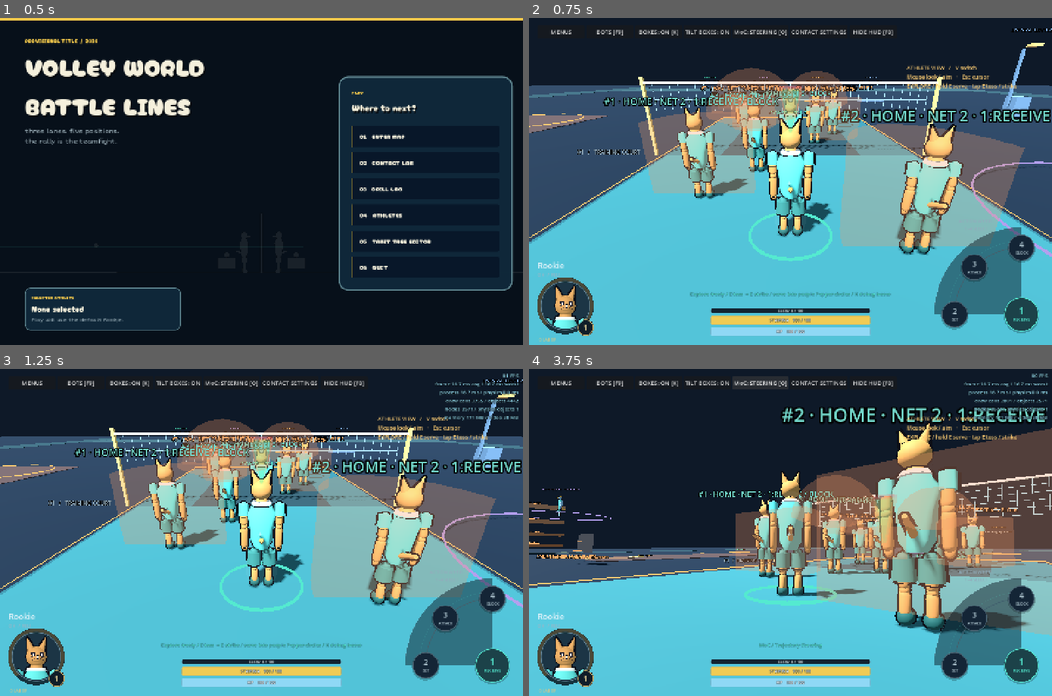
Above: before the commit, frames 1-4 (two rows, left to right).
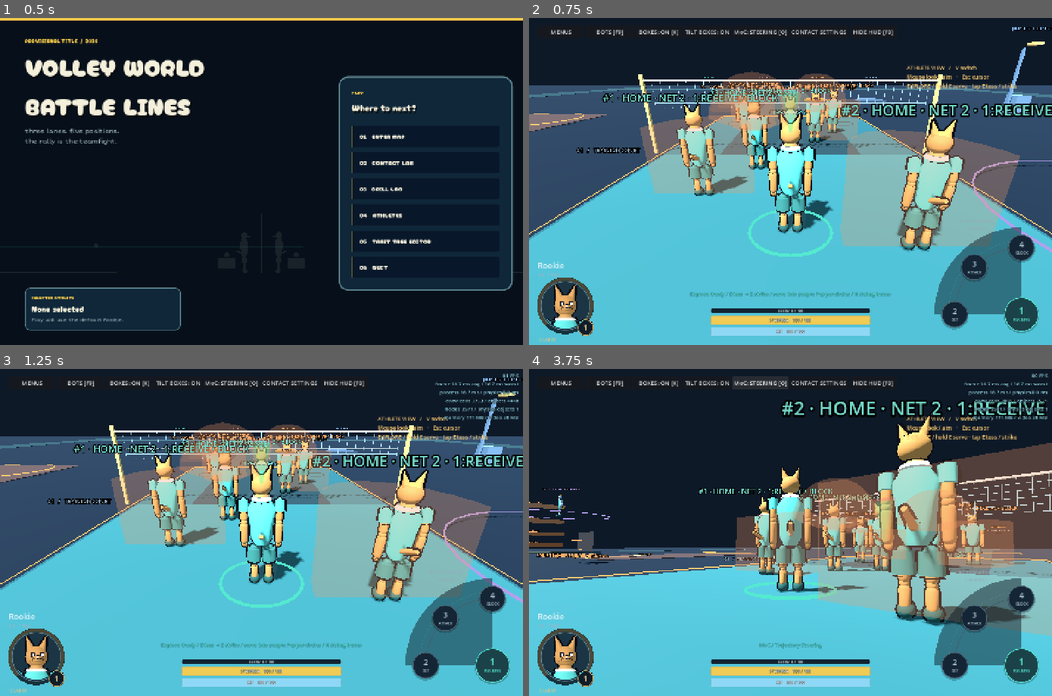
Above: after the commit, the same moments.

Repository: iracarranza/volley-world-battle-lines
Game: Godot game, scene res://title.tscn
Same seed, same stepped clock (60 frames per second), same inputs: the game is played once before the commit and once after it.
Inputs:
- Up to frame 1 (0.5 s): no input
- Up to frame 2 (0.75 s): click "02 CONTACT LAB" at 0.5 s
- Up to frame 3 (1.25 s): no input
- Up to frame 4 (3.75 s): click "MoC: STEERING [O]" at 1.25 s; click "MoC: CURRENT [O]" at 2 s; click "MoC: TUNED [O]" at 2.75 s; click "MoC: OFF [O]" at 3.5 s

Frame 1 is identical in both runs. In frame 2, 14% of the frame differs, in the area x 0-100%, y 2-94%; in frame 3, 14%; in frame 4, 15%, in the area x 0-100%, y 9-94%.

Commit message:
Reach, hurtboxes and other height-based geometry follow the trimmed body height
The athlete's body_height() is the listed height less the model trim; reach, hurtbox and platform shapes, serve heights, net-touch checks, camera targets and the rig scale all use it. The listed height is still what the creator and HUD show.

Co-Authored-By: Claude Sonnet 5.5 <noreply@anthropic.com>

Diff:
--- a/scripts/athlete.gd
+++ b/scripts/athlete.gd
@@ -205,8 +205,15 @@
 func timing() -> float:
 	return Stats.anchor(stat("timing"))
 
+# The height the athlete's body actually has: the listed height less the model trim (see voli_visual.gd). Reach, hurtboxes, hands and the rig itself
+# all follow it; the listed height remains what the creator and the profile show.
+func body_height() -> float:
+	return preload("res://scripts/voli_visual.gd").model_height(float(build.height))
+
 func reach() -> float:
-	return 1.215 * float(build.height) + 0.32 * (float(build.span) - float(build.height))
+	var listed := float(build.height)
+	var body := body_height()
+	return 1.215 * body + 0.32 * (float(build.span) - listed) * body / maxf(listed, 0.1)
 
 func stride() -> float:
 	return clampf(0.43 * float(build.height), 0.55, 1.15)*Morphology.stride_ratio(build)
--- a/scripts/athlete_hud.gd
+++ b/scripts/athlete_hud.gd
@@ -160,7 +160,7 @@
 	portrait_actor = Visual.build(lab, portrait_world, lab.body_type, lab.appearance, lab.athlete.build).body
 	portrait_actor.rotation.y = PI + 0.10
 	var head_height: float = portrait_actor.get_node("Head").global_position.y
-	portrait_camera.size = 0.72 * float(lab.athlete.build.height) / 1.86
+	portrait_camera.size = 0.72 * float(lab.athlete.body_height()) / 1.86
 	portrait_camera.position = Vector3(0, head_height, 3)
 	portrait_camera.look_at(Vector3(0, head_height, 0))
 	portrait_revision += 1
--- a/scripts/bench_status.gd
+++ b/scripts/bench_status.gd
@@ -181,7 +181,7 @@
 func apply_pose() -> void:
 	var body: Node3D = lab.body
 	Pose.base(body,0,0,0,false)
-	body.scale = Vector3.ONE * preload("res://scripts/voli_visual.gd").model_height(float(lab.athlete.build.height)) / lab.visual_rig_height
+	body.scale = Vector3.ONE * float(lab.athlete.body_height()) / lab.visual_rig_height
 	body.position = Vector3.ZERO
 	body.rotation = Vector3.ZERO
 	lab.animation.dive_applied_yaw = 0
@@ -203,7 +203,7 @@
 
 func update_camera(dt: float) -> void:
 	refresh_ui()
-	var target: Vector3 = lab.player.position + Vector3.UP * float(lab.athlete.build.height)*0.55
+	var target: Vector3 = lab.player.position + Vector3.UP * float(lab.athlete.body_height())*0.55
 	var offset := Vector3(4,2.6,-6)
 	if spectator >= 0:
 		var actor: Node3D = lab.training_bots.actors[spectator]
--- a/scripts/bot_pads.gd
+++ b/scripts/bot_pads.gd
@@ -138,7 +138,7 @@
 # Where the ball is for this pad's action: the middle of the hurtbox, or its sweet region where one is defined.
 func sweet_local(index: int) -> Vector3:
 	var physique = lab.training_bots.physique
-	var shape: Dictionary = Geometry.definition(int(pads[index].action), float(physique.build.height), physique.reach(), false, 1.0)
+	var shape: Dictionary = Geometry.definition(int(pads[index].action), float(physique.body_height()), physique.reach(), false, 1.0)
 	var point: Vector3 = shape.center
 	match str(shape.get("shape", "")):
 		"sector":
--- a/scripts/bot_receive_dive.gd
+++ b/scripts/bot_receive_dive.gd
@@ -13,12 +13,12 @@
 func offer(bots: Node3D,slot: int,point: Vector3,time: float,yaw: float) -> Dictionary:
 	if not bots.settings[slot].moves or not bots.settings[slot].follows_ball: return {}
 	var actor: Node3D = bots.actors[slot]
-	var standing := Platform.definition(float(bots.athlete_for(slot).build.height),false,0,bots.athlete_for(slot).build)
+	var standing := Platform.definition(float(bots.athlete_for(slot).body_height()),false,0,bots.athlete_for(slot).build)
 	var target := point-Vector3(standing.center).rotated(Vector3.UP,yaw)
 	var distance := Vector2(target.x-actor.position.x,target.z-actor.position.z).length()
 	var low := point.y < float(standing.center.y)-float(standing.size.y)*0.5+0.15
 	if distance <= bots.move_speed_for(slot)*time+0.15 and not low: return {}
-	var shape := Platform.definition(float(bots.athlete_for(slot).build.height),true,0,bots.athlete_for(slot).build)
+	var shape := Platform.definition(float(bots.athlete_for(slot).body_height()),true,0,bots.athlete_for(slot).build)
 	var later := Policy.contact_time(bots.lab.ball.position,bots.lab.ball_velocity,maxf(0.15,float(shape.center.y)),bots.lab.GRAVITY)
 	if later >= time and later <= time+0.6:
 		time = later
--- a/scripts/bot_return.gd
+++ b/scripts/bot_return.gd
@@ -31,7 +31,7 @@
 
 func net_clear(bots: Node3D) -> bool:
 	for slot in range(bots.settings.size()):
-		if bots.settings[slot].enabled and bots.lab.athlete_touches_net(bots.actors[slot].position,bots.actors[slot].position,bots.physique.build.height):
+		if bots.settings[slot].enabled and bots.lab.athlete_touches_net(bots.actors[slot].position,bots.actors[slot].position,bots.physique.body_height()):
 			return false
 	return true
 
--- a/scripts/contact/receive_response.gd
+++ b/scripts/contact/receive_response.gd
@@ -69,7 +69,7 @@
 	var toward_surface := outgoing.dot(separating_normal)
 	if toward_surface < 0.025:
 		outgoing += separating_normal * (0.025 - toward_surface)
-	var guarded := separate_body(request.local_point, outgoing, float(request.athlete.build.height), request.gravity)
+	var guarded := separate_body(request.local_point, outgoing, float(request.athlete.body_height()), request.gravity)
 	outgoing = guarded.velocity
 	var at_floor: bool = request.origin.y + guarded.offset.y <= BALL_RADIUS + 0.06
 	var departure_normals: Array[Vector3] = [separating_normal]
--- a/scripts/contact_flow.gd
+++ b/scripts/contact_flow.gd
@@ -335,7 +335,7 @@
 		aura.visible = flow > 0 and actor.is_visible_in_tree() and not (actor_id == "player" and lab.is_benched())
 		if not aura.visible:
 			continue
-		var height: float = lab.athlete.build.height if actor_id == "player" else lab.training_bots.physique.build.height
+		var height: float = lab.athlete.body_height() if actor_id == "player" else lab.training_bots.physique.body_height()
 		aura.global_position = actor.global_position+Vector3.UP*height*0.55
 		aura.scale = Vector3.ONE*height/1.86
 		aura.material_override.set_shader_parameter("flow",flow)
--- a/scripts/contact_lab.gd
+++ b/scripts/contact_lab.gd
@@ -391,8 +391,8 @@
 	return _raw_hurtbox_definition(action)
 
 func _raw_hurtbox_definition(action: int) -> Dictionary:
-	var height: float = athlete.build.height
-	var scale_to_world: float = preload("res://scripts/voli_visual.gd").model_height(height) / visual_rig_height
+	var height: float = athlete.body_height()
+	var scale_to_world: float = height / visual_rig_height
 	var shoulder := arms[1].position.y * scale_to_world if arms.size() > 1 else height * 0.815
 	var shoulder_x := absf(arms[1].position.x) * scale_to_world if arms.size() > 1 else height * 0.17
 	var shape := Geometry.definition(action, height, athlete.reach(), motion.jumped and motion.airborne_action == 0, -1.0 if dominant_hand == "Left" else 1.0, shoulder, shoulder_x, athlete.ball_control(), Geometry.arm_length(arms[0 if dominant_hand == "Left" else 1], scale_to_world),athlete.build)
@@ -479,8 +479,8 @@
 	return clampf(camera_rig.view_pitch - NEUTRAL_VIEW_PITCH, -MAX_HURTBOX_PITCH, MAX_HURTBOX_PITCH)
 
 func hurtbox_pivot() -> Vector3:
-	var height: float = athlete.build.height
-	return Vector3(0.0, arms[1].position.y * (preload("res://scripts/voli_visual.gd").model_height(height) / visual_rig_height) if arms.size() > 1 else height * 0.815, 0.0)
+	var height: float = athlete.body_height()
+	return Vector3(0.0, arms[1].position.y * (height / visual_rig_height) if arms.size() > 1 else height * 0.815, 0.0)
 
 # Where a hurtbox's centre is, relative to the athlete before the yaw: the shape's own centre, tilted about the shoulder.
 func hurtbox_center_local(center: Vector3) -> Vector3:
@@ -717,7 +717,7 @@
 		if ball_active and not station.running() and not drills.running() and not pepper.active():
 			for slot in range(training_bots.actors.size()):
 				var actor: Node3D = training_bots.actors[slot]
-				if training_bots.slot_enabled(slot) and athlete_touches_net(actor.position,actor.position,training_bots.physique.build.height):
+				if training_bots.slot_enabled(slot) and athlete_touches_net(actor.position,actor.position,training_bots.physique.body_height()):
 					_finish_fault("NET FAULT / %s bot touched the net" % ("Away" if training_bots.slot_away(slot) else "Home"),int(training_bots.slot_away(slot)))
 					break
 	elif auto_feed and not station.in_zone() and not station.running() and not drills.in_zone() and not drills.running():
--- a/scripts/interactive_serve.gd
+++ b/scripts/interactive_serve.gd
@@ -214,11 +214,11 @@
 	lab.trail_points.clear()
 	lab.contact_memory.fill(0.0)
 	var sign := -1.0 if lab.dominant_hand == "Left" else 1.0
-	var shoulder: Vector3 = lab.arms[0 if sign < 0 else 1].position * (preload("res://scripts/voli_visual.gd").model_height(float(lab.athlete.build.height)) / lab.visual_rig_height)
+	var shoulder: Vector3 = lab.arms[0 if sign < 0 else 1].position * (float(lab.athlete.body_height()) / lab.visual_rig_height)
 	# The toss travels forward as well as up, and is released far enough behind the serving hurtbox's centre that the falling ball comes down
 	# through it.
 	var center: Vector3 = lab.hurtbox_center_local(serve_center(lab._raw_hurtbox_definition(2)))
-	var release_height: float = float(lab.athlete.build.height) * 0.68
+	var release_height: float = float(lab.athlete.body_height()) * 0.68
 	var gravity: float = lab.GRAVITY
 	var discriminant := up_speed * up_speed - 2.0 * gravity * (center.y - release_height)
 	var fall_time := (up_speed + sqrt(maxf(discriminant, 0.0))) / gravity if discriminant > 0.0 else up_speed / gravity
@@ -273,7 +273,7 @@
 		held_time += dt
 		if held_time >= HOLD_THRESHOLD:
 			state = State.CHANNEL
-			lab.ball.position = lab.player.position + Vector3(0, float(lab.athlete.build.height) * 0.72, -0.45).rotated(Vector3.UP, lab.camera_rig.facing_yaw)
+			lab.ball.position = lab.player.position + Vector3(0, float(lab.athlete.body_height()) * 0.72, -0.45).rotated(Vector3.UP, lab.camera_rig.facing_yaw)
 			lab.ball_velocity = Vector3.ZERO
 			lab._message("STANDING SERVE / hold E / %d%%" % roundi(clampf(held_time / CHANNEL_SECONDS, 0, 1) * 100))
 			if held_time >= CHANNEL_SECONDS:
@@ -322,7 +322,7 @@
 	if horizontal.length_squared() < 0.001:
 		horizontal = Vector3.FORWARD.rotated(Vector3.UP, lab.camera_rig.facing_yaw)
 	var camera_pitch := atan2(camera_forward.y, Vector2(camera_forward.x, camera_forward.z).length())
-	var height_ratio: float = clampf((lab.ball.position.y - lab.player.position.y - float(lab.athlete.build.height) * 0.68) / 1.4, 0, 1)
+	var height_ratio: float = clampf((lab.ball.position.y - lab.player.position.y - float(lab.athlete.body_height()) * 0.68) / 1.4, 0, 1)
 	# At identical aim, a rising high toss leaves a higher trajectory than a falling one.
 	var angle := clampf(22.0 + rad_to_deg(camera_pitch) * 0.7 + (incoming.y - TYPICAL_FALL_SPEED) * 3.5 + height_ratio * 5.0, -12, 72)
 	var offset := local.distance_to(serve_center(shape))
--- a/scripts/lab/athlete_animation.gd
+++ b/scripts/lab/athlete_animation.gd
@@ -115,7 +115,7 @@
 	lab.body.rotation.y -= dive_applied_yaw
 	dive_applied_yaw = 0.0
 	lab.body.rotation.z = 0.0
-	lab.body.scale = Vector3.ONE * preload("res://scripts/voli_visual.gd").model_height(float(lab.athlete.build.height)) / lab.visual_rig_height
+	lab.body.scale = Vector3.ONE * float(lab.athlete.body_height()) / lab.visual_rig_height
 	var direction := lab.aim - lab.player.position
 	if direction.length_squared() > 0.1:
 		lab.body.rotation.y = lab.camera_rig.facing_yaw if lab.camera_rig.camera_mode == ViewMode.BALL and lab.ball_active else atan2(-direction.x, -direction.z)
--- a/scripts/lab/camera_controller.gd
+++ b/scripts/lab/camera_controller.gd
@@ -4,7 +4,7 @@
 ## Owns camera rig state. LabSession schedules updates and composes peers.
 const BallFraming := preload("res://scripts/ball_camera_framing.gd")
 enum ViewMode { ATHLETE, BALL }
-const REFERENCE_HEIGHT := 1.86
+const REFERENCE_HEIGHT := 1.86 - preload("res://scripts/voli_visual.gd").MODEL_HEIGHT_TRIM # the default athlete's body height
 
 var lab: LabSession
 var ball_frame_pivot := Vector3.ZERO
@@ -52,7 +52,7 @@
 	else:
 		ball_movement_yaw = view_yaw
 		ball_orbit = 0.0
-		ball_camera_offset = lab.camera.position - (lab.player.position + Vector3.UP * float(lab.athlete.build.height) * 0.55)
+		ball_camera_offset = lab.camera.position - (lab.player.position + Vector3.UP * float(lab.athlete.body_height()) * 0.55)
 		ball_camera_offset_ready = true
 		ball_view_entry_pitch = view_pitch
 	lab._message("ATHLETE VIEW / mouse controls facing" if camera_mode == ViewMode.ATHLETE else "BALL VIEW / camera tracks ball · mouse turns athlete / adjusts loft")
@@ -97,7 +97,7 @@
 	if lab.is_benched():
 		lab.bench.update_camera(dt)
 		return
-	var stable_target := lab.player.position + Vector3.UP * float(lab.athlete.build.height) * 0.55
+	var stable_target := lab.player.position + Vector3.UP * float(lab.athlete.body_height()) * 0.55
 	if not camera_anchor_ready:
 		camera_anchor = stable_target
 		camera_anchor_ready = true
@@ -105,7 +105,7 @@
 	camera_anchor = stable_target if camera_mode == ViewMode.BALL else camera_anchor.lerp(stable_target, 1.0 - exp(-dt * lab.camera_tuning.follow_response))
 	var anchor := camera_anchor
 	var forward := Vector3(-sin(view_yaw), 0, -cos(view_yaw))
-	var height_scale := float(lab.athlete.build.height) / REFERENCE_HEIGHT
+	var height_scale := float(lab.athlete.body_height()) / REFERENCE_HEIGHT
 	var orbit_pitch := view_pitch - 0.27
 	var floor_pitch := asin(clampf((anchor.y - lab.camera_tuning.floor_clearance) / (lab.camera_tuning.distance * height_scale), -0.99, 0.99))
 	var position_pitch := minf(orbit_pitch, floor_pitch)
@@ -119,9 +119,9 @@
 			ball_camera_offset = desired_position - anchor
 			ball_camera_offset_ready = true
 			ball_view_entry_pitch = view_pitch
-		var feet := anchor - Vector3.UP * float(lab.athlete.build.height) * 0.55
-		var focus := lab.ball.position if lab.ball_active else feet + Vector3(-sin(ball_movement_yaw), 0, -cos(ball_movement_yaw)) * 8 + Vector3.UP * float(lab.athlete.build.height)
-		var frame := BallFraming.frame(feet, float(lab.athlete.build.height), focus, ball_camera_offset, lab.camera_tuning.distance, dt)
+		var feet := anchor - Vector3.UP * float(lab.athlete.body_height()) * 0.55
+		var focus := lab.ball.position if lab.ball_active else feet + Vector3(-sin(ball_movement_yaw), 0, -cos(ball_movement_yaw)) * 8 + Vector3.UP * float(lab.athlete.body_height())
+		var frame := BallFraming.frame(feet, float(lab.athlete.body_height()), focus, ball_camera_offset, lab.camera_tuning.distance, dt)
 		ball_camera_offset = frame.offset
 		ball_frame_pivot = frame.pivot
 		ball_frame_screen_y = frame.screen_y
--- a/scripts/pepper_partners.gd
+++ b/scripts/pepper_partners.gd
@@ -147,8 +147,8 @@
 func shape() -> Dictionary:
 	var rig := rigs[partner]
 	var physique = athlete_for(partner)
-	var scale: float = preload("res://scripts/voli_visual.gd").model_height(physique.build.height) / rig.rig_height
-	var definition := Geometry.definition(stage, physique.build.height, physique.reach(), false, 1, rig.arms[1].position.y * scale, absf(rig.arms[1].position.x) * scale, physique.ball_control(), Geometry.arm_length(rig.arms[1], scale),physique.build)
+	var scale: float = physique.body_height() / rig.rig_height
+	var definition := Geometry.definition(stage, physique.body_height(), physique.reach(), false, 1, rig.arms[1].position.y * scale, absf(rig.arms[1].position.x) * scale, physique.ball_control(), Geometry.arm_length(rig.arms[1], scale),physique.build)
 	if stage == 0:
 		definition["platform_quality"] = physique.trait_effect("platform_quality")
 	var effects: Dictionary = lab.contact_flow.shape_effects("pepper_%d"%partner,stage)
@@ -175,7 +175,7 @@
 	if d < 0 and stage == 1:
 		# A low but valid set can use the shoulder/chin extension rather than
 		# silently converting every low receive into another receive.
-		height = ground.y + float(athlete_for(partner).build.height) * 0.80
+		height = ground.y + float(athlete_for(partner).body_height()) * 0.80
 		d = lab.ball_velocity.y * lab.ball_velocity.y + 2 * lab.GRAVITY * (lab.ball.position.y - height)
 	if d < 0:
 		if stage == 0:
@@ -242,7 +242,7 @@
 	# forced impossible set/spike. Good on-height deliveries keep their action.
 	if not npc_turn and player_action > 0 and lab.ball_velocity.y < 0:
 		var offset: Vector3 = lab.ball.position - lab.player.position
-		if Vector2(offset.x, offset.z).length() < 3.5 and offset.y < float(lab.athlete.build.height) * 0.9:
+		if Vector2(offset.x, offset.z).length() < 3.5 and offset.y < float(lab.athlete.body_height()) * 0.9:
 			player_action = 0
 			lab.selected = 0
 	return player_action
--- a/scripts/training_bots.gd
+++ b/scripts/training_bots.gd
@@ -86,8 +86,8 @@
 		actors.append(actor)
 		var rig := Visual.build(lab, actor, "Feli", {"palette_index": 0, "marking": "none"}, physique.build)
 		rigs.append(rig)
-		var scale: float = Visual.model_height(physique.build.height) / rig.rig_height
-		var shape := Geometry.definition(action, physique.build.height, physique.reach(), false, 1.0, rig.arms[1].position.y * scale, absf(rig.arms[1].position.x) * scale, physique.ball_control(), Geometry.arm_length(rig.arms[1], scale),physique.build)
+		var scale: float = physique.body_height() / rig.rig_height
+		var shape := Geometry.definition(action, physique.body_height(), physique.reach(), false, 1.0, rig.arms[1].position.y * scale, absf(rig.arms[1].position.x) * scale, physique.ball_control(), Geometry.arm_length(rig.arms[1], scale),physique.build)
 		if action == 0:
 			shape["platform_quality"] = physique.trait_effect("platform_quality")
 		shapes.append(shape)
@@ -501,7 +501,7 @@
 		var heading := destination - point
 		aim_yaw = atan2(-heading.x, -heading.z)
 	if settings[slot].follows_ball:
-		var anchor := Vector3(Geometry.ReceivePlatform.definition(float(athlete_for(slot).build.height),true,0,athlete_for(slot).build).center).rotated(Vector3.UP,aim_yaw) if not dive.is_empty() else contact_anchor(slot).rotated(Vector3.UP, aim_yaw)
+		var anchor := Vector3(Geometry.ReceivePlatform.definition(float(athlete_for(slot).body_height()),true,0,athlete_for(slot).build).center).rotated(Vector3.UP,aim_yaw) if not dive.is_empty() else contact_anchor(slot).rotated(Vector3.UP, aim_yaw)
 		var error_radius: float = 2.5 * (1.0 - settings[slot].tracking_accuracy / 100.0)
 		var angle := random.randf_range(0, TAU)
 		var error := Vector3(cos(angle), 0, sin(angle)) * sqrt(random.randf()) * error_radius
@@ -893,7 +893,7 @@
 	var base: Dictionary = shapes[slot]
 	if slot_action(slot) == 0:
 		var profile := athlete_for(slot)
-		base = Geometry.ReceivePlatform.definition(float(profile.build.height),dives.active(slot),0,profile.build)
+		base = Geometry.ReceivePlatform.definition(float(profile.body_height()),dives.active(slot),0,profile.build)
 	if not is_instance_valid(lab.contact_flow): return base
 	var effects: Dictionary = lab.contact_flow.shape_effects("training_bot_%d"%slot,slot_action(slot))
 	var control := athlete_for(slot).ball_control()
@@ -904,7 +904,7 @@
 	if slot_action(slot) == 0: definition["platform_quality"] = effects.get("platform_quality",0)
 	if slot_action(slot) == 1:
 		definition["ball_control"] = control
-		definition["column_radius"] = lerpf(0.16,0.42,clampf(control/100.0,0,1))*float(athlete_for(slot).build.height)/1.86
+		definition["column_radius"] = lerpf(0.16,0.42,clampf(control/100.0,0,1))*float(athlete_for(slot).body_height())/1.86
 	var shape := Geometry.with_effects(definition,effects)
 	if slot < contact_boxes.size():
 		var drawing: Dictionary = shape.get("base_geometry",shape)
--- a/scripts/trajectory_preview.gd
+++ b/scripts/trajectory_preview.gd
@@ -23,7 +23,7 @@
 		return {}
 	var action: int = lab.locked_action if lab.armed else (lab.motion.airborne_action if lab.motion.jumped and lab.motion.airborne_action >= 0 else lab.selected)
 	var origin: Vector3 = lab.ball.position
-	var nearby: Vector3 = lab.player.position + Vector3.UP * float(lab.athlete.build.height) * 0.8
+	var nearby: Vector3 = lab.player.position + Vector3.UP * float(lab.athlete.body_height()) * 0.8
 	if origin.distance_to(nearby) > NEAR_METERS:
 		return {}
 	var yaw: float = lab._contact_yaw()
--- a/tests/block_field_test.gd
+++ b/tests/block_field_test.gd
@@ -8,7 +8,7 @@
 	var request := Request.new()
 	request.athlete = Athlete.new()
 	request.action = 3
-	request.shape = Field.definition(1.86,request.athlete.reach())
+	request.shape = Field.definition(request.athlete.body_height(),request.athlete.reach())
 	request.local_point = point
 	request.incoming = Vector3(0,-6,20)
 	request.incoming_shot = {"kind":"attack","charge":0.4}
@@ -17,7 +17,7 @@
 	return request
 func _initialize() -> void: call_deferred("run")
 func run() -> void:
-	var shape := Field.definition(1.86,2.26)
+	var shape := Field.definition(Athlete.new().body_height(),Athlete.new().reach())
 	var palm := Vector3(shape.hand_x,shape.palm,shape.center.z)
 	var req = request_at(palm)
 	var passive := Resolver.assess(req)
--- a/tests/bot_camera_arc_test.gd
+++ b/tests/bot_camera_arc_test.gd
@@ -28,7 +28,7 @@
 			misses += 1
 	check(misses > 40, "Poor tracking causes real geometry misses")
 	var origin := Vector3(0, 2.1, 5)
-	for action in [0, 1]:
+	for action in [1]: # a receive is no longer lofted by the camera: its height is steered at contact
 		var rises: Array[float] = []
 		var ranges: Array[float] = []
 		for pitch in [-0.65, 0.27, 1.15]:
--- a/tests/creator_bound_test.gd
+++ b/tests/creator_bound_test.gd
@@ -46,7 +46,8 @@
 	check(not creator.visible and not lab.paused, "Applying creation must resume the lab")
 	check(lab.body_type == "Avi" and lab.body.find_child("Beak", true, false) != null, "On-court body must match the chosen VWM body")
 	check(lab.athlete.build.power == 77 and lab.athlete.build.speed == 65 and lab.position_role == "L", "Rally Lanes role/attribute choices must reach the gameplay model")
-	check(absf(lab.athlete.reach() - (1.215 * 1.90 + 0.32 * 0.06)) < 0.001, "Creator physique must change authoritative reach")
+	var body_height: float = preload("res://scripts/voli_visual.gd").model_height(1.90)
+	check(absf(lab.athlete.reach() - (1.215 * body_height + 0.32 * 0.06 * body_height / 1.90)) < 0.001, "Creator physique must change authoritative reach")
 	check(lab.athlete.contact_cost(0, 1).y == 0 and lab.athlete.contact_cost(2, 1).y == 0, "Created athletes reserve HP for abilities, not ordinary contacts")
 	var prior: Dictionary = lab.athlete.build.duplicate()
 	creator.open()
--- a/tests/prototype_test.gd
+++ b/tests/prototype_test.gd
@@ -12,7 +12,8 @@
 	await physics_frame
 	check(lab.player != null and lab.camera != null, "Scene must contain a live athlete and camera")
 	var a = lab.athlete
-	check(absf(a.reach() - (1.215 * 1.86 + 0.32 * 0.04)) < 0.0001, "VWM reach formula must retain wingspan contribution")
+	var body_default: float = preload("res://scripts/voli_visual.gd").model_height(1.86)
+	check(absf(a.reach() - (1.215 * body_default + 0.32 * 0.04 * body_default / 1.86)) < 0.0001, "VWM reach formula must retain wingspan contribution, on the trimmed body height")
 	var balanced_reach: float = a.reach()
 	lab._cycle_build()
 	check(a.reach() > balanced_reach, "Middle build should have more reach")
@@ -191,7 +192,7 @@
 	check(lab.camera.position.y > airborne_camera_y and lab.camera.position.y < airborne_camera_y + 1.0, "Vertical follow must move smoothly toward rising athlete")
 	lab.player.position.y = 8.0
 	lab.camera_rig.update(2.0)
-	check(absf(lab.camera_rig.camera_anchor.y - (8.0 + float(a.build.height) * 0.55)) < 0.001, "Raised box landing must retain full world elevation in camera anchor")
+	check(absf(lab.camera_rig.camera_anchor.y - (8.0 + float(a.body_height()) * 0.55)) < 0.001, "Raised box landing must retain full world elevation in camera anchor")
 	var raised_camera_y: float = lab.camera.position.y
 	lab.camera_rig.update(2.0)
 	check(absf(lab.camera.position.y - raised_camera_y) < 0.001, "Camera must remain stable while standing on elevated platform")
